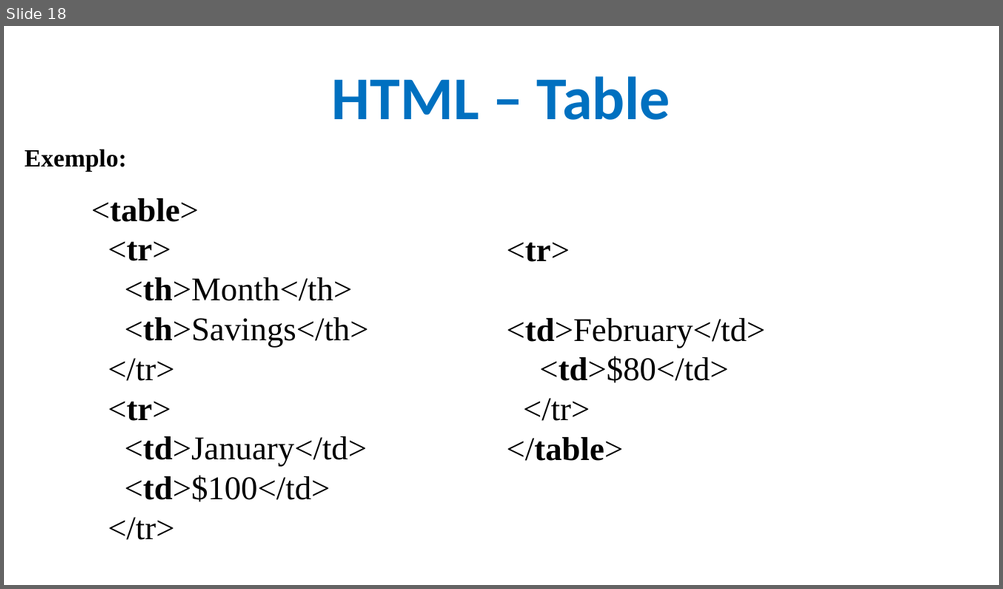
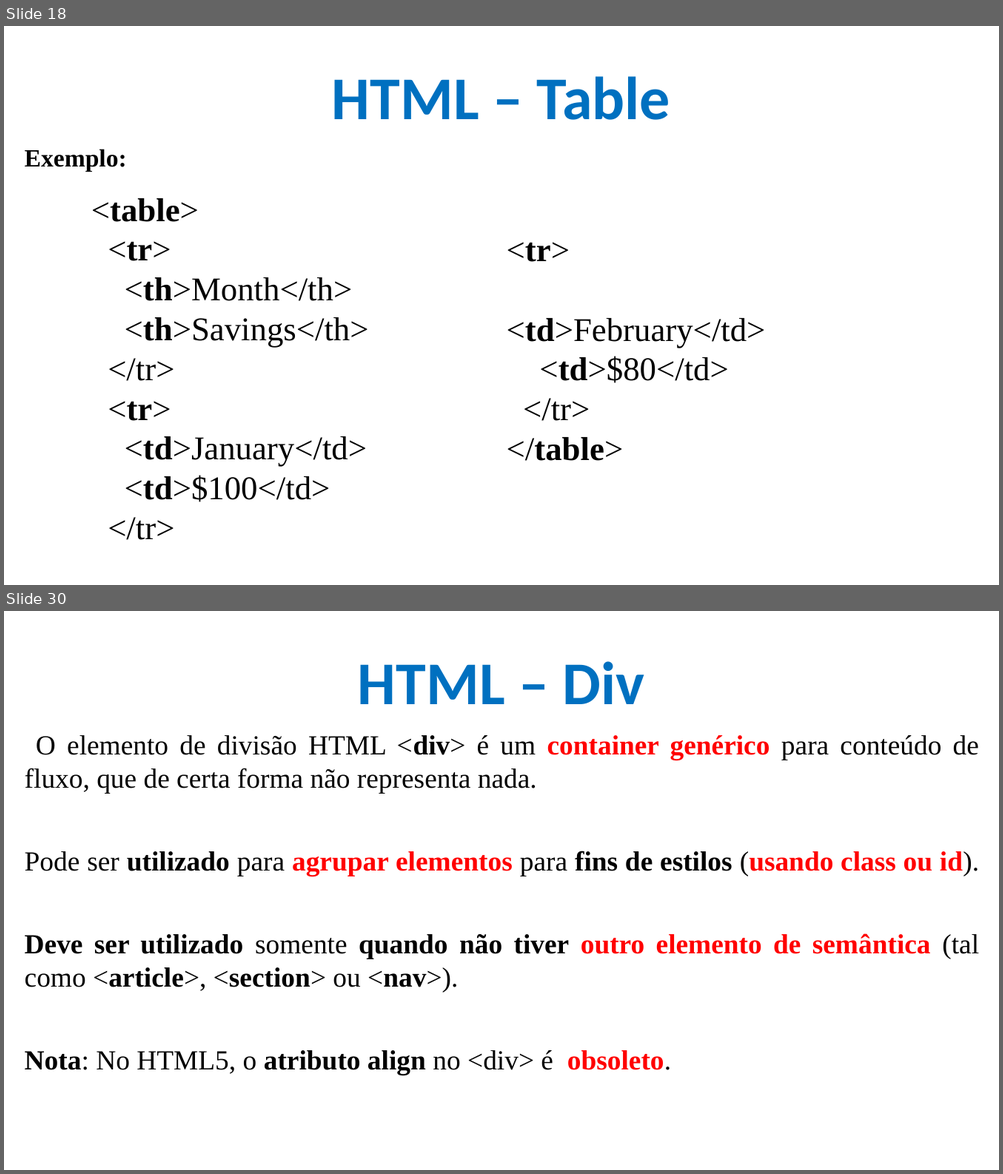
Before and after one commit to CloudEducationBrazil/WydenDesenvolvimentoWebPHP, a slide deck: 01 Classes/Aula 04 Desenvolvimento Web - HTML.pptx. Shown one above the other, each under a label of ours: slide 18 before the commit, slides 18 and 30 after it; the slides between them are not shown. The pictures are 1003x589 and 1003x1174 pixels, drawn with LibreOffice and Linux fonts; fonts in the diff are those of the drawing; background and template pictures are left out. Boxes give left, top, right and bottom in pixels: in the first picture for what was removed or moved away, otherwise in the second. Text is boxed around its words. In the diff, an @@ line names an element or a change of style, - is before the commit and + after.

Commit message:
Atuazliação Aula HTML

```diff
--- a/01 Classes/Aula 04 Desenvolvimento Web - HTML.pptx
+++ b/01 Classes/Aula 04 Desenvolvimento Web - HTML.pptx
@@ slide 30 added at bbox=[4, 611, 999, 1170], background picture (left out) @@
@@ title added at bbox=[358, 661, 645, 704], 44 pt, text #0070C0, bold @@
+HTML – Div
@@ text added at bbox=[25, 735, 979, 1075], 20 pt, text #000000, bold @@
+O elemento de divisão HTML <div> é um container genérico para conteúdo de fluxo, que de certa forma não representa nada.
+Pode ser utilizado para agrupar elementos para fins de estilos (usando class ou id).
+Deve ser utilizado somente quando não tiver outro elemento de semântica (tal como <article>, <section> ou <nav>).
+Nota: No HTML5, o atributo align no <div> é obsoleto.
```
Also in this commit, not shown: 11 slides changed, 21 other slides added.
